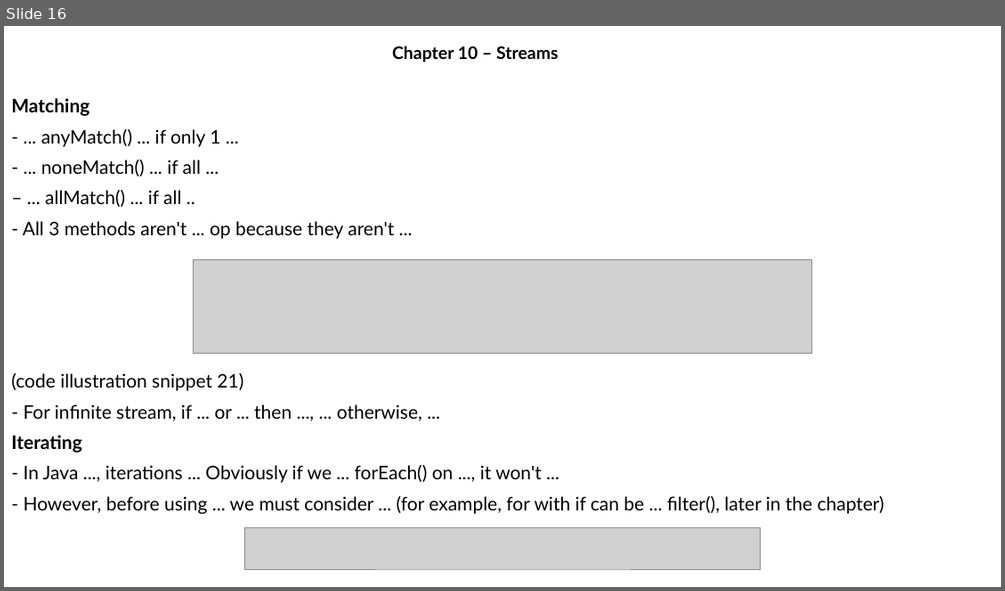
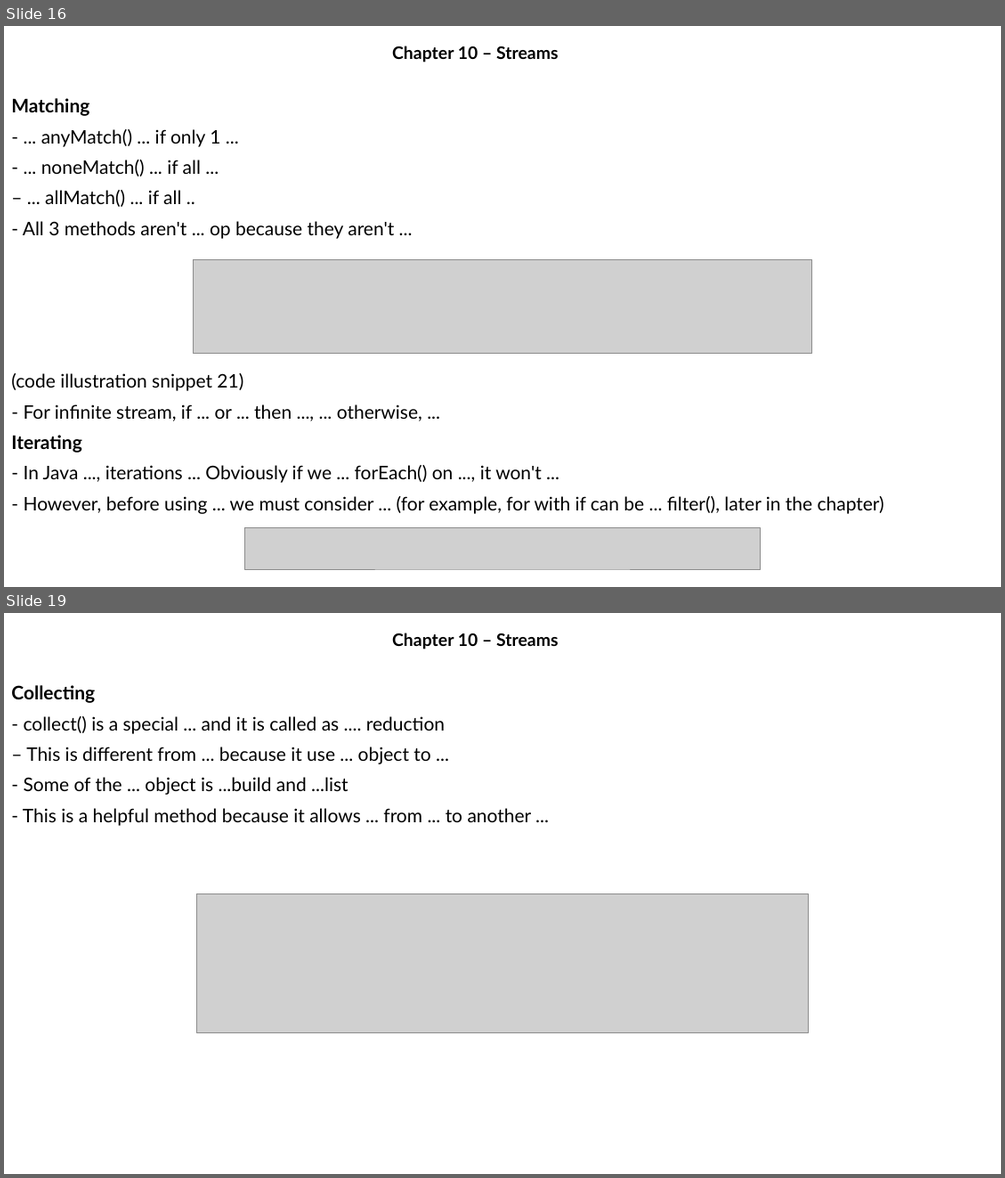
Before and after one commit to MaiDinhVinh/CS-Java, a slide deck: OCP17/Chapter 10 - Streams.pptx. Shown one above the other, each under a label of ours: slide 16 before the commit, slides 16 and 19 after it; the slides between them are not shown. The pictures are 1005x591 and 1005x1178 pixels, drawn with LibreOffice and Linux fonts; fonts in the diff are those of the drawing; grey boxes stand for pictures. Boxes give left, top, right and bottom in pixels: in the first picture for what was removed or moved away, otherwise in the second. Text is boxed around its words. In the diff, an @@ line names an element or a change of style, - is before the commit and + after.

```diff
--- a/OCP17/Chapter 10 - Streams.pptx
+++ b/OCP17/Chapter 10 - Streams.pptx
@@ slide 19 added at (x1=4, y1=613, x2=1001, y2=1174), background #FFFFFF @@
@@ subtitle added at (x1=392, y1=633, x2=558, y2=649), 16.6 pt, text #000000, bold @@
+Chapter 10 – Streams
@@ text added at (x1=11, y1=685, x2=532, y2=826), 18 pt, text #000000 @@
+Collecting
+- collect() is a special ... and it is called as .... reduction
+– This is different from ... because it use ... object to ...
+- Some of the ... object is ...build and ...list
+- This is a helpful method because it allows ... from ... to another ...
@@ picture added at (x1=197, y1=893, x2=809, y2=1032) @@
```
Also in this commit, not shown: 1 slide changed, 18 other slides added.
